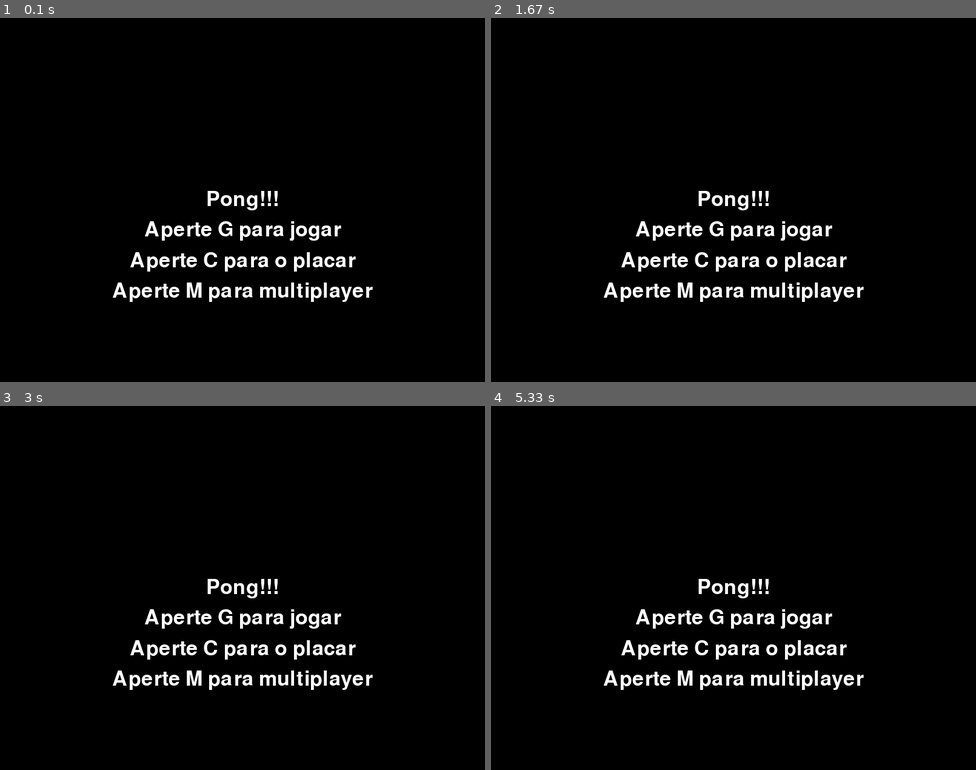
Above: before the commit, frames 1-4 (two rows, left to right).
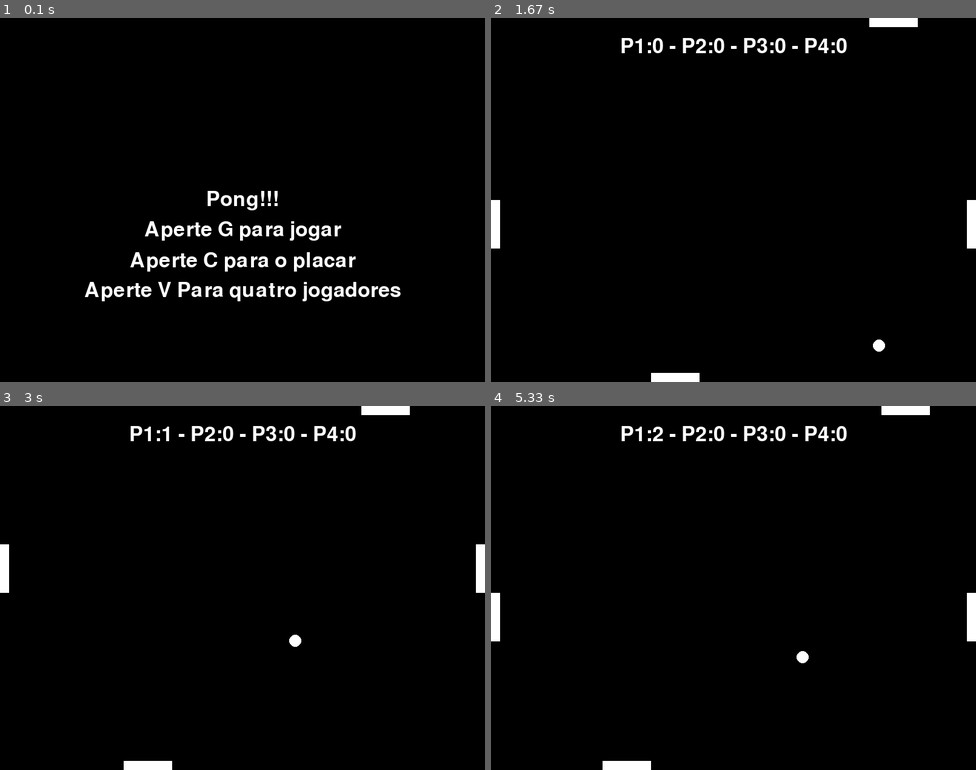
Above: after the commit, the same moments.

Repository: joaquimbc/Insper-Pygame-EP3
Game: pygame game, started from pong.py
Same seed, same stepped clock (60 frames per second), same inputs: the game is played once before the commit and once after it.
Inputs:
- Up to frame 1 (0.1 s): no input
- Up to frame 2 (1.67 s): tap V at 0.33 s; hold J 0.67-1.13 s; hold D 0.67-1.13 s; hold D 1.17-1.63 s; tap J at 1.23, 1.53 s
- Up to frame 3 (3 s): hold W 1.67-1.97 s; hold Up 1.67-1.97 s; tap J at 1.73, 2.07, 2.37, 2.57, 2.87 s; hold D 2-2.47 s; hold A from 2.5 s (still down)
- Up to frame 4 (5.33 s): release A at 3.03 s; hold L 3.07-3.37 s; hold S 3.07-3.37 s; hold Down 3.07-3.37 s; tap J at 3.13, 3.47, 3.8, 4.1, 4.23, 4.63, 4.93, 5.3 s; hold S 3.4-3.7 s; hold Down 3.4-3.7 s; hold A 3.73-4.13 s; hold W 4.17-4.53 s; hold Up 4.17-4.53 s; hold D 4.57-5.2 s; hold S from 5.23 s (still down); hold Down from 5.23 s (still down)

The runs differ from the first frame. In frame 1, 1.5% of the frame differs, in the area x 17-83%, y 72-78%; in frame 2, 4.7%, in the area x 0-100%, y 0-100%; in frame 3, 4.7%; in frame 4, 4.7%.

Commit message:
Começa a implementar quatro jogadores

Diff:
--- a/pong.py
+++ b/pong.py
@@ -14,7 +14,7 @@
 BLUE = (0, 0, 255)
 
 class Game:
-    def __init__(self, win, clock, font):
+    def __init__(self, win, clock, font, tipo):
         self.win = win
         self.clock = clock
         self.font = font
@@ -23,8 +23,13 @@
         self.score1, self.score2 = 0, 0
         self.bola_x, self.bola_y = LARGURA // 2, ALTURA // 2
         self.raquete1_y, self.raquete2_y = ALTURA // 2, ALTURA // 2
+        self.raquete3_x, self.raquete4_x = LARGURA // 2, LARGURA // 2
+        self.tipo = tipo
         self.player1 = Player("Player 1", 'vertical')
         self.player2 = Player("Player 2", 'vertical')
+        if self.tipo == 'quatro':
+            self.player3 = Player("Player 3", 'horizontal')
+            self.player4 = Player("Player 4", 'horizontal')
 
     def play(self):
         while True:
@@ -62,6 +67,17 @@
                 self.raquete2_y -= self.raquete_velocidade
             if keys[pygame.K_DOWN] and self.raquete2_y + self.raquete_velocidade < ALTURA - self.player2.altura_raquete:
                 self.raquete2_y += self.raquete_velocidade
+
+        if self.tipo == 'quatro':
+            if keys[pygame.K_a] and self.raquete3_x - self.raquete_velocidade > 0:
+                self.raquete3_x -= self.raquete_velocidade
+            if keys[pygame.K_d] and self.raquete3_x + self.raquete_velocidade < LARGURA - self.player3.altura_raquete:
+                self.raquete3_x += self.raquete_velocidade
+
+            if keys[pygame.K_j] and self.raquete4_x - self.raquete_velocidade > 0:
+                self.raquete4_x -= self.raquete_velocidade
+            if keys[pygame.K_l] and self.raquete4_x + self.raquete_velocidade < LARGURA - self.player4.altura_raquete:
+                self.raquete4_x += self.raquete_velocidade
 
     def movimenta_bola(self):
         # Movimento da bola
@@ -75,10 +91,18 @@
         elif (self.bola_dx > 0 and self.raquete2_y < self.bola_y < self.raquete2_y + self.player2.altura_raquete and LARGURA - RAIO_BOLA - self.player2.largura_raquete < self.bola_x < LARGURA - RAIO_BOLA):
             self.player2.sorteia_poder()
             self.bola_dx *= -1
+        if self.tipo == 'quatro':
+            if (self.bola_dy < 0 and self.raquete3_x < self.bola_x < self.raquete3_x + self.player3.altura_raquete and RAIO_BOLA < self.bola_y < RAIO_BOLA + self.player3.altura_raquete):
+                self.player3.sorteia_poder()
+                self.bola_dy *= -1
+            elif (self.bola_dy > 0 and self.raquete4_x < self.bola_x < self.raquete4_x + self.player4.altura_raquete and ALTURA - RAIO_BOLA - self.player4.altura_raquete < self.bola_y < ALTURA - RAIO_BOLA):
+                self.player4.sorteia_poder()
+                self.bola_dy *= -1
 
         # Colisão da bola com a tela
-        if self.bola_y - RAIO_BOLA < 0 or self.bola_y + RAIO_BOLA > ALTURA:
-            self.bola_dy *= -1
+        if self.tipo == 'dois':
+            if self.bola_y - RAIO_BOLA < 0 or self.bola_y + RAIO_BOLA > ALTURA:
+                self.bola_dy *= -1
 
         # Pontuação
         if self.bola_x - RAIO_BOLA < 0:
@@ -92,8 +116,14 @@
         self.win.fill((0, 0, 0))
         pygame.draw.rect(self.win, self.player1.cor_raquete, pygame.Rect(0, self.raquete1_y, self.player1.largura_raquete, self.player1.altura_raquete))
         pygame.draw.rect(self.win, self.player2.cor_raquete, pygame.Rect(LARGURA - self.player2.largura_raquete, self.raquete2_y, self.player2.largura_raquete, self.player2.altura_raquete))
+        if self.tipo == 'quatro':
+            pygame.draw.rect(self.win, self.player3.cor_raquete, pygame.Rect(self.raquete3_x, 0, self.player3.altura_raquete, self.player3.largura_raquete))
+            pygame.draw.rect(self.win, self.player4.cor_raquete, pygame.Rect(self.raquete4_x, ALTURA - self.player4.largura_raquete, self.player4.altura_raquete, self.player4.largura_raquete))
         pygame.draw.circle(self.win, WHITE, (self.bola_x, self.bola_y), RAIO_BOLA)
-        score_text = self.font.render(f'{self.player1.score} - {self.player2.score}', True, WHITE)
+        if self.tipo == 'quatro':
+            score_text = self.font.render(f'P1:{self.player1.score} - P2:{self.player2.score} - P3:{self.player3.score} - P4:{self.player4.score}', True, WHITE)
+        else:
+            score_text = self.font.render(f'{self.player1.score} - {self.player2.score}', True, WHITE)
         self.win.blit(score_text, (LARGURA // 2 - score_text.get_width() // 2, 30))
         pygame.display.flip()
 
@@ -138,6 +168,7 @@
         self.cor_raquete = WHITE
         self.altura_raquete = 80
         self.largura_raquete = 15
+        self.tipo = tipo
         self.ultimo = 0
 
     def gravar_pontos(self):
@@ -185,8 +216,9 @@
                         game.play()
                     elif event.key == pygame.K_c: # Placar (Não implementado)
                         pass
-                    elif event.key == pygame.K_m: # Multiplayer (Não implementado)
-                        pass
+                    elif event.key == pygame.K_v: # Quatro jogadores
+                        game = Game(self.win, self.clock, self.font, 'quatro')
+                        game.play()
 
             self.win.fill((0, 0, 0))
             self.menu_principal()
@@ -194,7 +226,7 @@
             self.clock.tick(FPS)
 
     def menu_principal(self):
-        textos = ['Pong!!!', 'Aperte G para jogar', 'Aperte C para o placar', 'Aperte M para multiplayer']
+        textos = ['Pong!!!', 'Aperte G para jogar', 'Aperte C para o placar', 'Aperte V Para quatro jogadores']
         for i, txt in enumerate(textos):
             text = self.font.render(txt, True, WHITE)
             self.win.blit(text, (LARGURA // 2 - text.get_width() // 2, ALTURA // 2 - text.get_height() // 2 + i * TAMANHO_FONTE))
